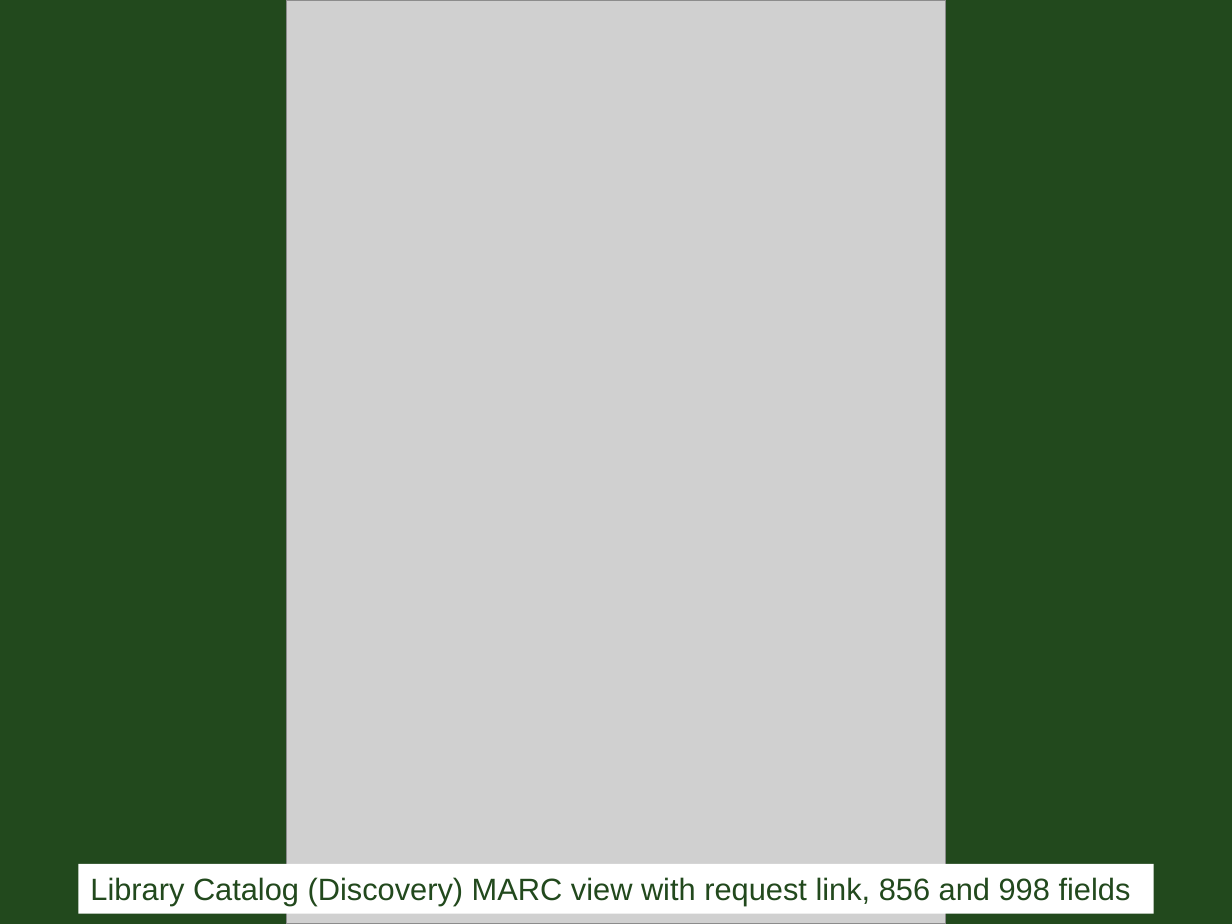
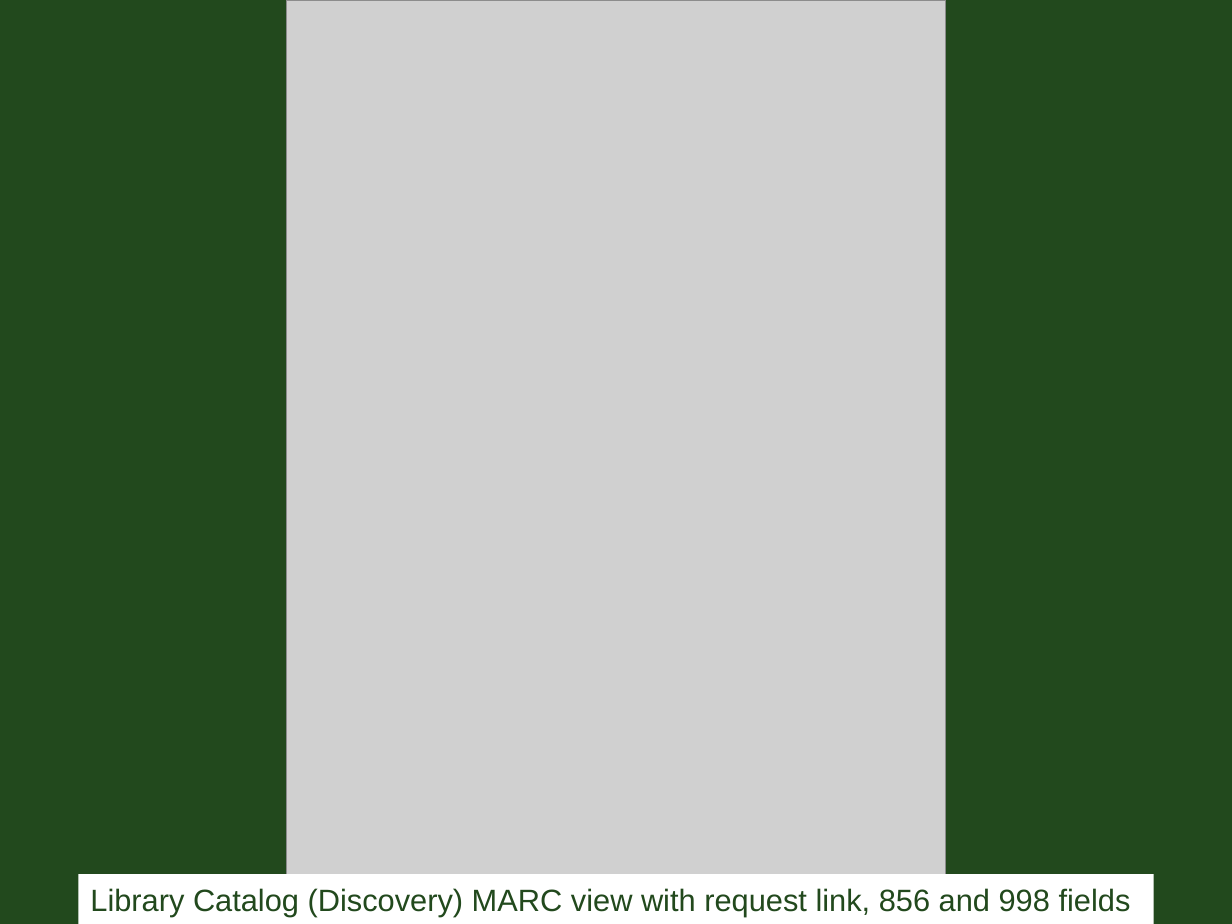
Before and after one commit to gregvogl/MaterialRequest, a slide deck: slide 15 of CSU-library-material-request.pptx. Drawn at 1232x924 pixels with LibreOffice and Linux fonts; fonts in the diff are those of the drawing; grey boxes stand for pictures. Boxes give left, top, right and bottom in pixels: in the first picture for what was removed or moved away, otherwise in the second. Text is boxed around its words. In the diff, an @@ line names an element or a change of style, - is before the commit and + after.

```diff
--- a/CSU-library-material-request.pptx
+++ b/CSU-library-material-request.pptx
@@ rectangle "Library Catalog (Discovery) MARC view ...": place and size @@
-rectangle "Library Catalog (Discovery) MARC view ..." at box(79, 864, 1154, 913)
+rectangle "Library Catalog (Discovery) MARC view ..." at box(79, 875, 1154, 924)
```
Also in this commit, not shown: 13 other slides changed.
